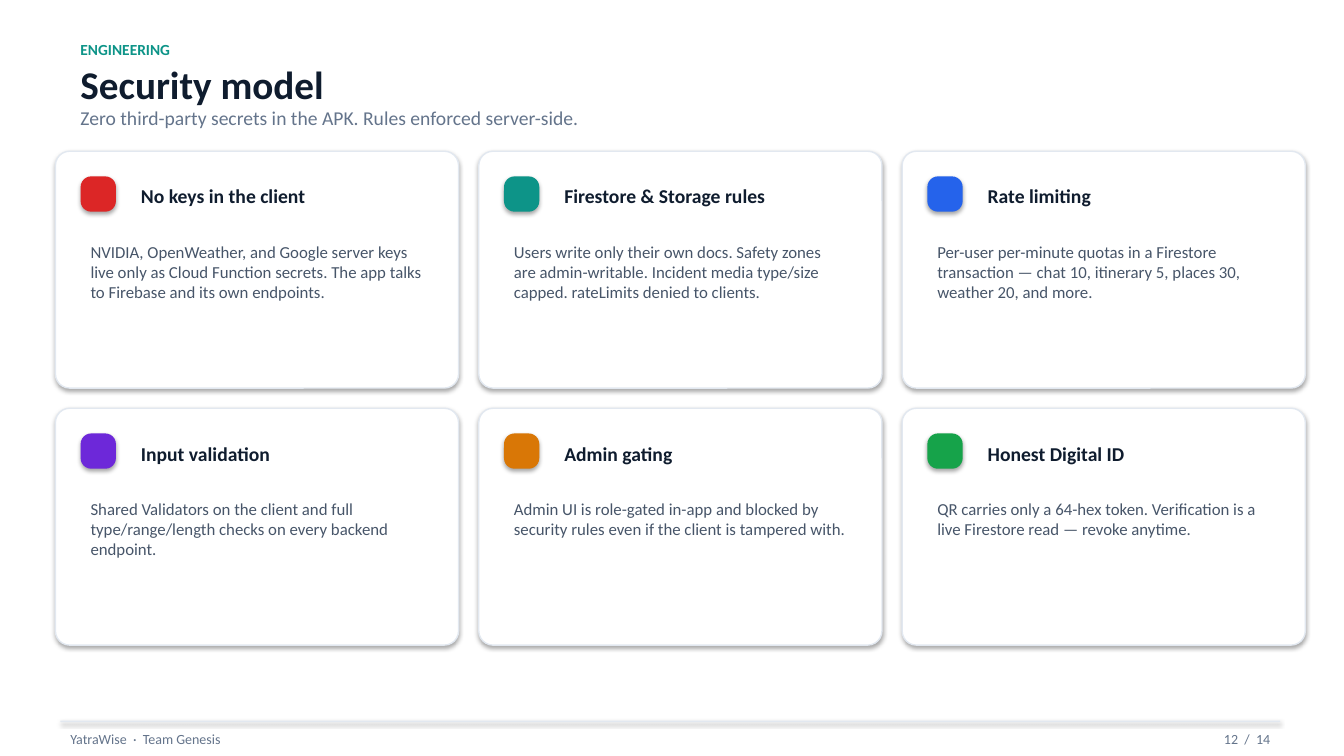
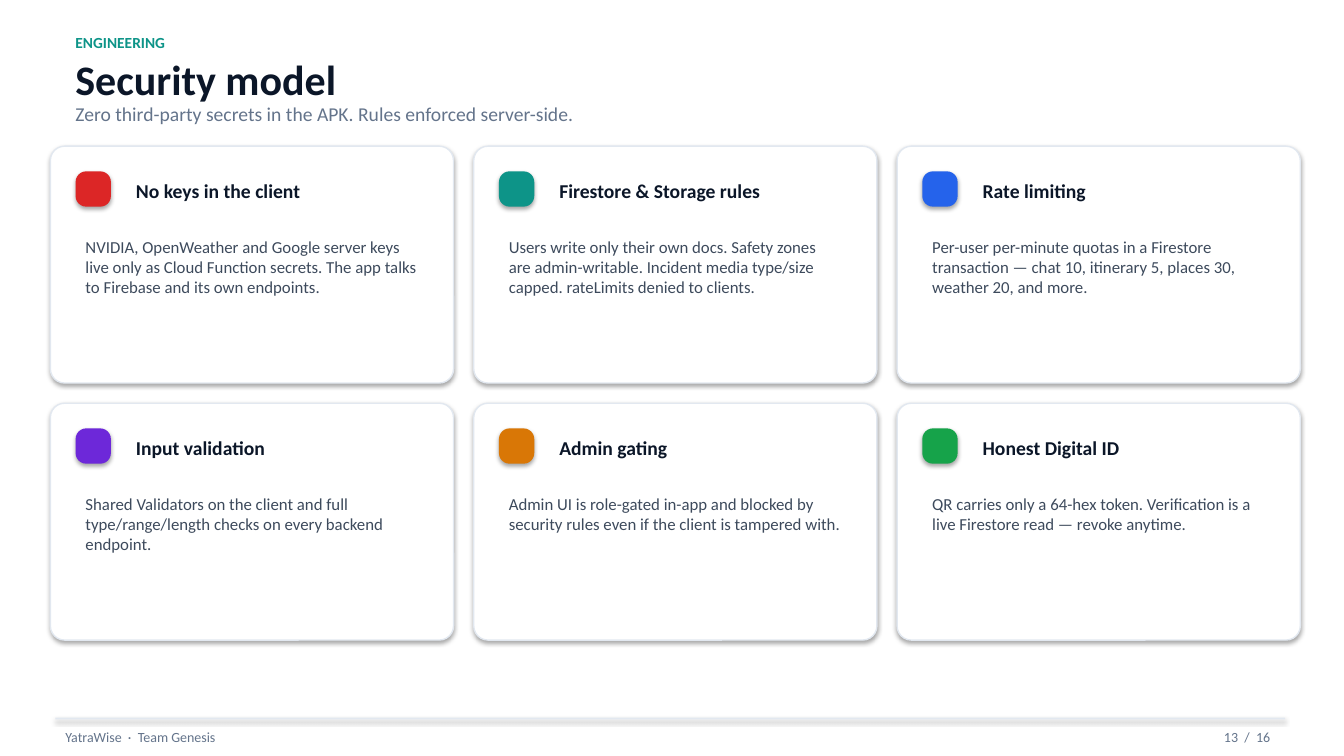
Before and after one commit to piyushkumarexe/travelling, a slide deck: slide 13 of docs/ppt/YatraWise_Team_Genesis.pptx (slide 12 before the commit). Drawn at 1344x756 pixels with LibreOffice and Linux fonts; fonts in the diff are those of the drawing. Boxes give left, top, right and bottom in pixels: in the first picture for what was removed or moved away, otherwise in the second. Text is boxed around its words. In the diff, an @@ line names an element or a change of style, - is before the commit and + after.

```diff
--- a/docs/ppt/YatraWise_Team_Genesis.pptx
+++ b/docs/ppt/YatraWise_Team_Genesis.pptx
@@ text "ENGINEERING": place and size @@
-text "ENGINEERING" at [80, 45, 170, 55]
+text "ENGINEERING" at [75, 38, 165, 48]
@@ text "Security model" at [75, 65, 336, 102]: size 28 to 30 pt, text colour #0F1C2E to #0B1628 @@
@@ text "Zero third-party secrets in the ...": place and size @@
-text "Zero third-party secrets in the ..." at [80, 111, 578, 128]
+text "Zero third-party secrets in the ..." at [75, 107, 573, 124]
@@ text at [85, 241, 416, 296]: text changed; text colour #475569 to #3D4A5C @@
-NVIDIA, OpenWeather, and Google server keys live only as Cloud Function secrets. The app talks to Firebase and its own endpoints.
+NVIDIA, OpenWeather and Google server keys live only as Cloud Function secrets. The app talks to Firebase and its own endpoints.
@@ 12 rounded rectangles: place and size @@
-12 rounded rectangles at [55, 151, 1306, 645]
+12 rounded rectangles at [50, 146, 1301, 640]
@@ text colour #0F1C2E to #0B1628 in 6 elements at [983, 441, 1120, 459], [136, 184, 300, 201], [559, 184, 760, 202], [983, 184, 1086, 202], [136, 441, 265, 458], [559, 441, 667, 459] @@
@@ text colour #475569 to #3D4A5C in 5 elements at [509, 241, 816, 296], [932, 241, 1235, 295], [85, 498, 383, 553], [932, 498, 1250, 533], [509, 498, 839, 533] @@
@@ rectangle: place and size @@
-rectangle at [60, 721, 1280, 722]
+rectangle at [55, 718, 1286, 720]
@@ text "YatraWise · Team Genesis": place and size @@
-text "YatraWise · Team Genesis" at [70, 734, 220, 744]
+text "YatraWise · Team Genesis" at [65, 732, 215, 742]
@@ text at [1224, 732, 1270, 742]: text changed @@
-12 / 14
+13 / 16
```
Also in this commit, not shown: 13 other slides changed, 2 slides added, 1 other file.
